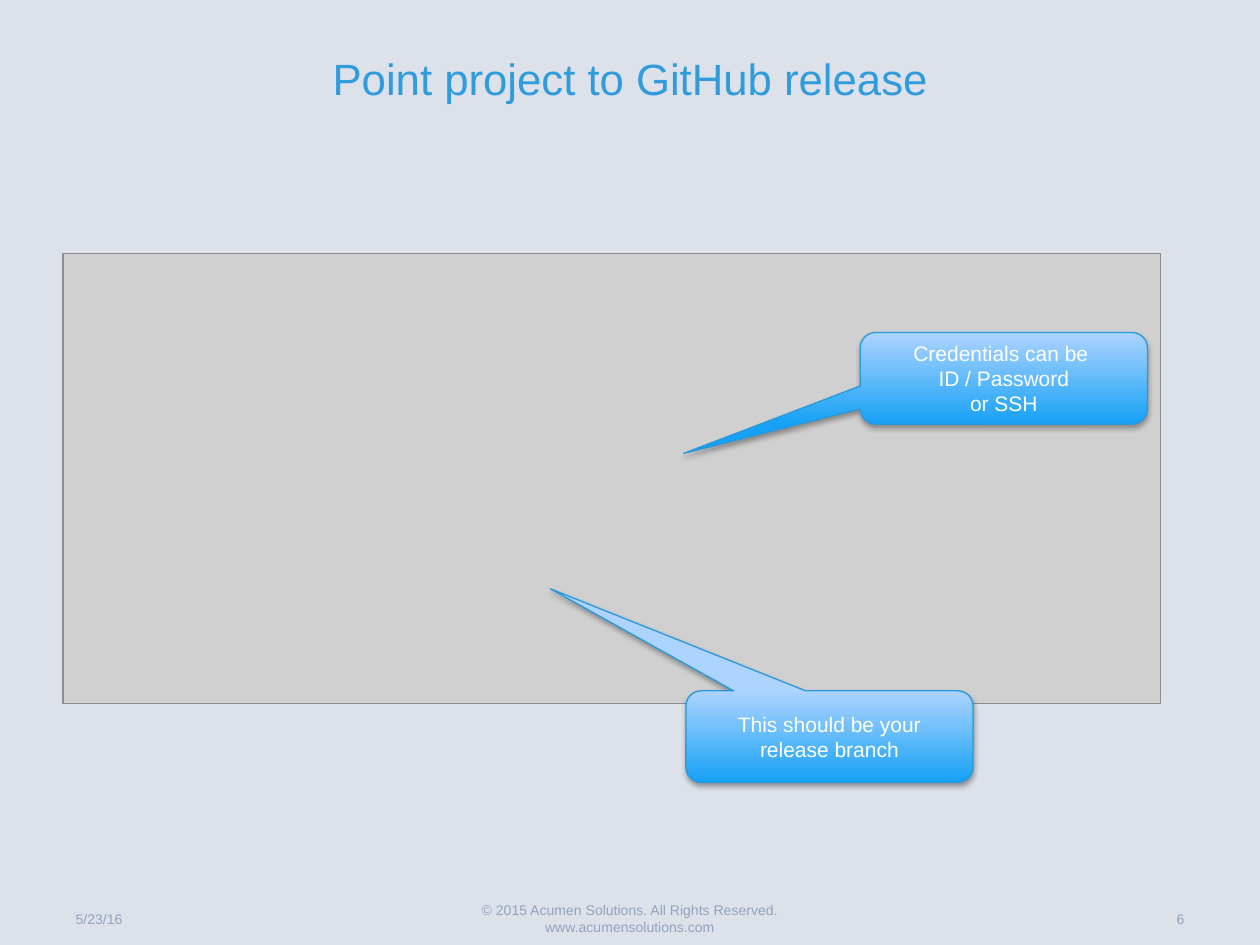
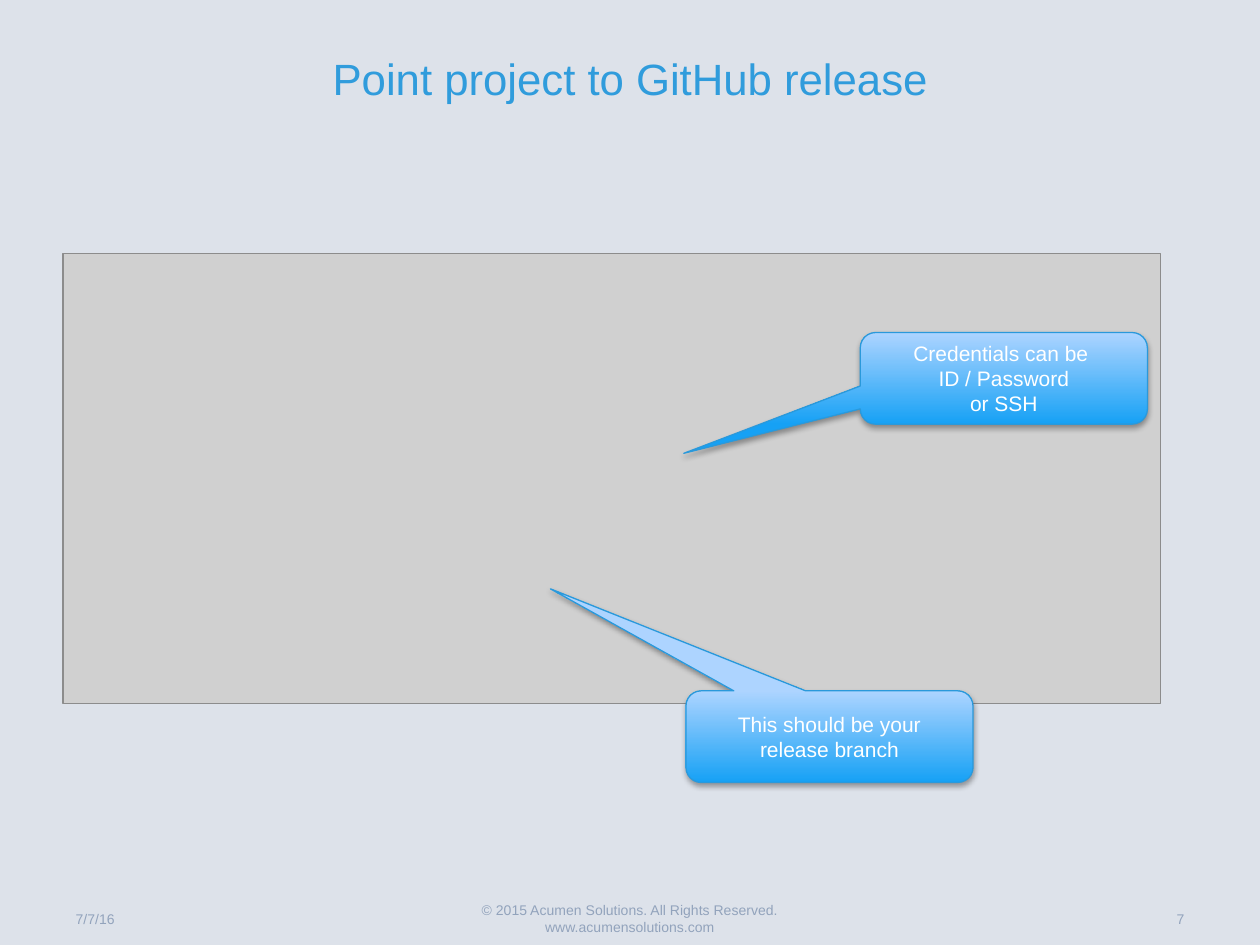
Before and after one commit to gary-hamilton/SalesforceDeploymentSample, a slide deck: slide 7 of JenkinsCIExample.pptx (slide 6 before the commit). Drawn at 1260x945 pixels with LibreOffice and Linux fonts; fonts in the diff are those of the drawing; grey boxes stand for pictures. Boxes give left, top, right and bottom in pixels: in the first picture for what was removed or moved away, otherwise in the second. Text is boxed around its words. In the diff, an @@ line names an element or a change of style, - is before the commit and + after.

```diff
--- a/JenkinsCIExample.pptx
+++ b/JenkinsCIExample.pptx
@@ text at [76, 914, 115, 924]: text changed @@
-5/23/16
+7/7/16
@@ page number at [1177, 914, 1185, 924]: text changed @@
-6
+7
```
Also in this commit, not shown: 6 other slides changed, 1 slide added.
